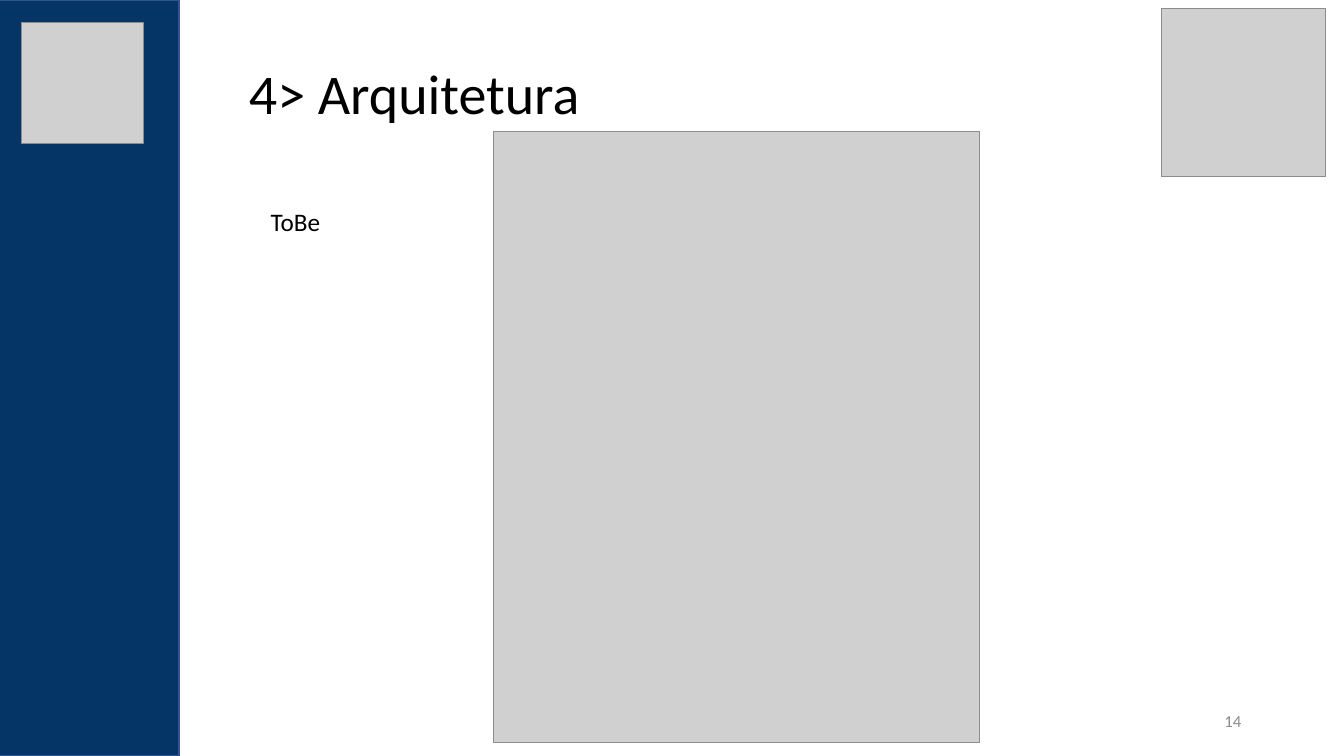
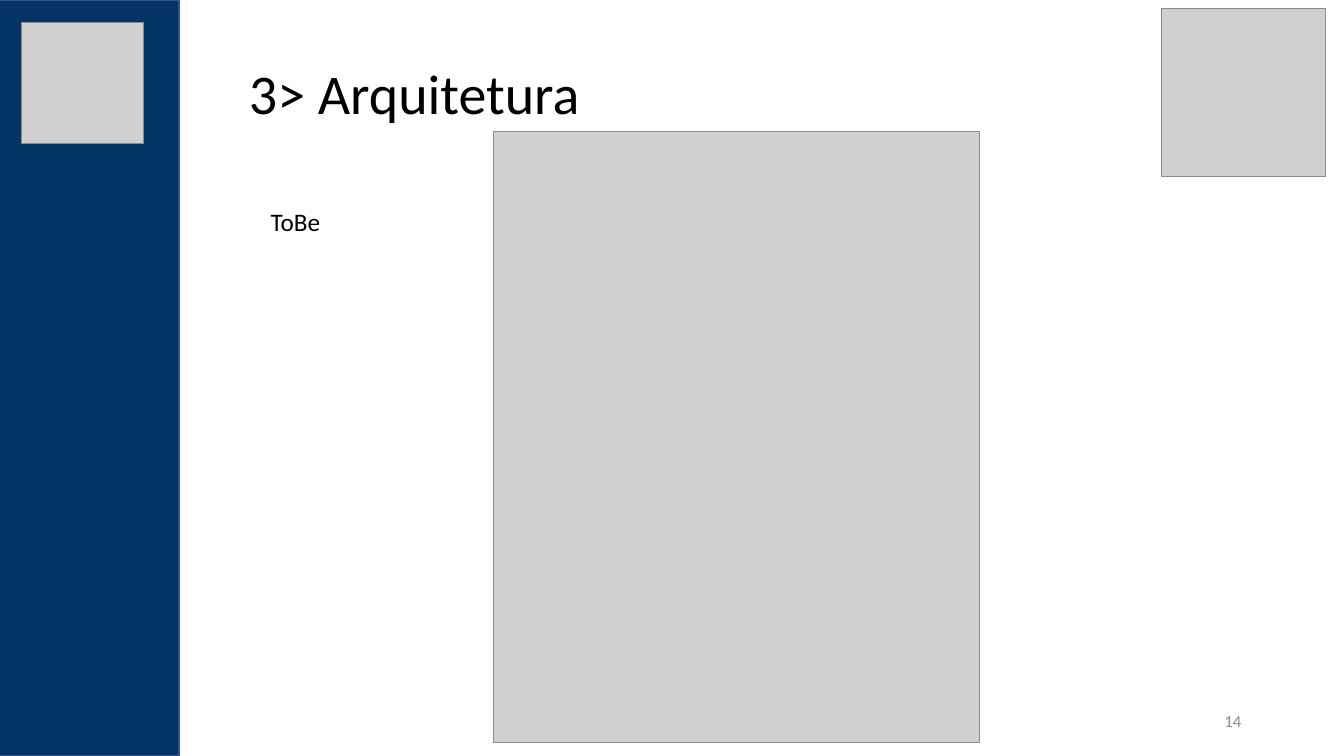
Before and after one commit to rodrigogermano/InfNetArquiteturaCorporativa, a slide deck: slide 14 of Apresentacao/PGPARQ01C1-2N-P1-projeto-final.pptx. Drawn at 1344x756 pixels with LibreOffice and Linux fonts; fonts in the diff are those of the drawing; grey boxes stand for pictures. Boxes give left, top, right and bottom in pixels: in the first picture for what was removed or moved away, otherwise in the second. Text is boxed around its words. In the diff, an @@ line names an element or a change of style, - is before the commit and + after.

Commit message:
updates

```diff
--- a/Apresentacao/PGPARQ01C1-2N-P1-projeto-final.pptx
+++ b/Apresentacao/PGPARQ01C1-2N-P1-projeto-final.pptx
@@ text at (x1=249, y1=75, x2=580, y2=123): text changed @@
-4> Arquitetura
+3> Arquitetura
```
Also in this commit, not shown: 1 other slide changed.
